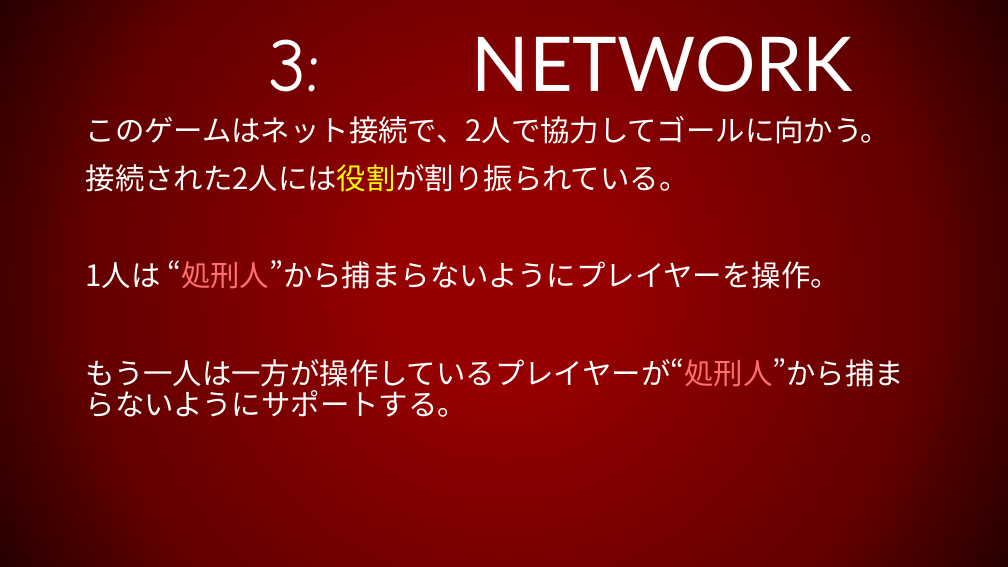
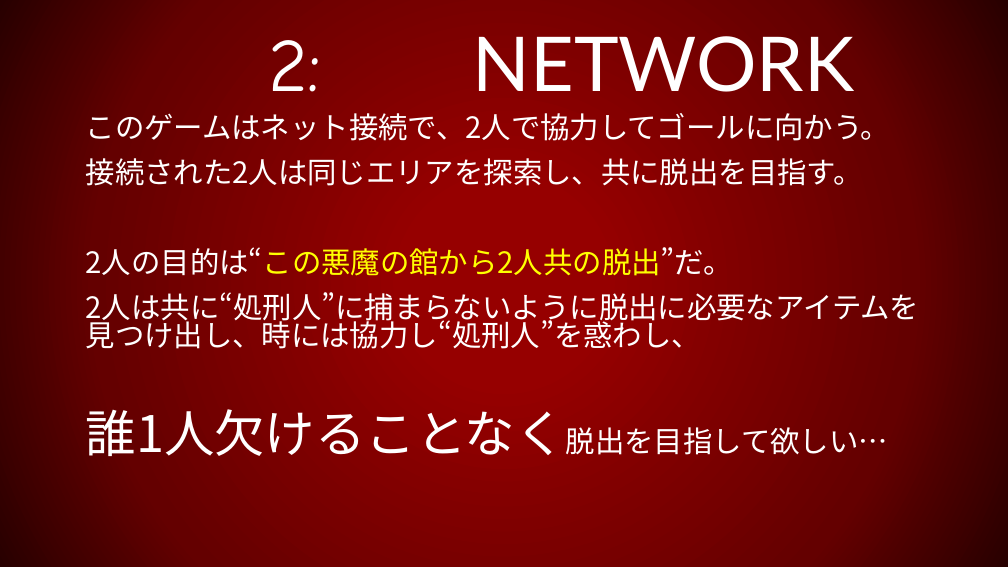
Before and after one commit to 1816025/UE4-Project, a slide deck: slide 3 of TEAM2020.pptx (slide 4 before the commit). Drawn at 1008x567 pixels with LibreOffice and Linux fonts; fonts in the diff are those of the drawing. Boxes give left, top, right and bottom in pixels: in the first picture for what was removed or moved away, otherwise in the second. Text is boxed around its words. In the diff, an @@ line names an element or a change of style, - is before the commit and + after.

```diff
--- a/TEAM2020.pptx
+++ b/TEAM2020.pptx
@@ title at bbox=[268, 36, 854, 115]: text changed @@
-3: NETWORK
+2: NETWORK
@@ text at bbox=[86, 108, 890, 141]: line spacing 0.9 to 0.8 @@
@@ text at bbox=[86, 153, 920, 465]: text changed @@
-接続された2人には役割が割り振られている。
-1人は “処刑人”から捕まらないようにプレイヤーを操作。
-もう一人は一方が操作しているプレイヤーが“処刑人”から捕まらないようにサポートする。
+接続された2人は同じエリアを探索し、共に脱出を目指す。
+2人の目的は“この悪魔の館から2人共の脱出”だ。
+2人は共に“処刑人”に捕まらないように脱出に必要なアイテムを見つけ出し、時には協力し“処刑人”を惑わし、
+誰1人欠けることなく脱出を目指して欲しい…
```
Also in this commit, not shown: 8 other slides changed, 4 slides added, 6 slides removed.
